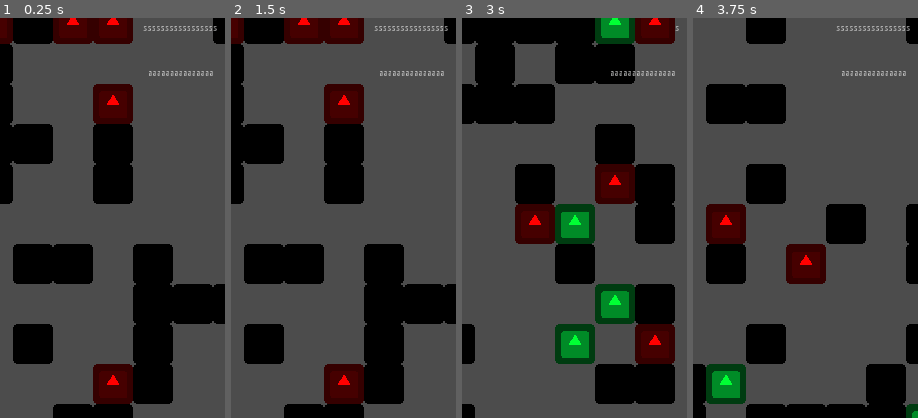
Above: before the commit, frames 1-4 (left to right).
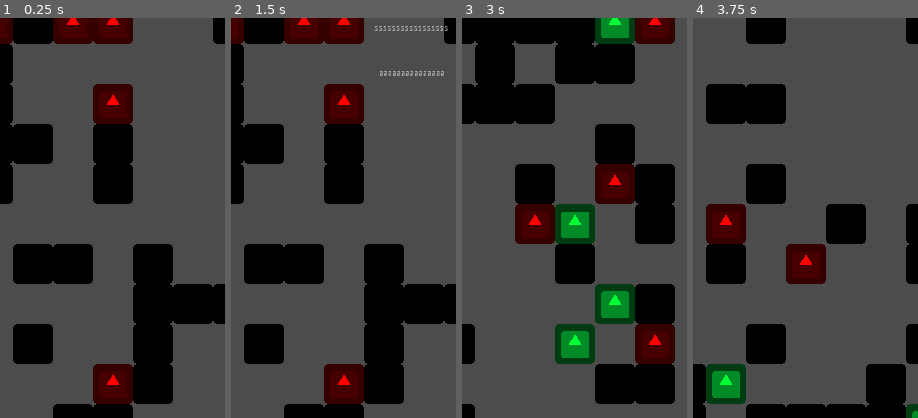
Above: after the commit, the same moments.

Repository: salimHarthi/mobile_game
Game: Godot game, scene res://map/Map.tscn
Two runs of this game, one before a commit and one after it. Both use one fixed random seed, a clock stepped at 60 frames per second and the inputs below. The engine's default icon, where the game draws it, is replaced by a stand-in: a white triangle on a blue panel in a dark square.
Inputs:
- Up to frame 1 (0.25 s): no input
- Up to frame 2 (1.5 s): click "start moving" at 0.5 s; click "start moving" at 1.25 s
- Up to frame 3 (3 s): click "start moving" at 2 s; click "reset" at 2.75 s
- Up to frame 4 (3.75 s): click "reset" at 3.5 s
The pictures show only the part of the screen within x 6-56%, y 27-77%; the shares and areas given below are measured in that part.

The runs differ from the first frame. In frame 1, 0.4% of the frame differs, in the area x 63-97%, y 2-15%; in frame 2, nothing differs; in frame 3, 0.2%; in frame 4, 0.4%.

Commit message:
boread show hid

Diff:
--- a/map/Map.gd
+++ b/map/Map.gd
@@ -89,6 +89,7 @@
 				goodArray.append(walker)
 				var b = good.instance()
 				b.connect('_on_get_a_point', self, '_on_get_a_point_s')
+				b.connect('_on_get_a_point', $scoreBord, '_on_get_a_point_handel')
 				b.global_position = (walker*CellSize)+(CellSize/2)
 				add_child(b)
 				borders.set_cellv(b.global_position, -1)
@@ -116,6 +117,7 @@
 
 
 func _ready():
+	$scoreBord.hide()
 	rng.randomize()
 	_init_grid()
 	#_clear_tilemaps()
--- a/map/scoreBord.gd
+++ b/map/scoreBord.gd
@@ -10,8 +10,10 @@
 func _ready():
 	pass # Replace with function body.
 
-
+func _on_get_a_point_handel():
+	print("point")
 func _show_game_end():
+	self.show()
 	print("game end")
 
 # Called every frame. 'delta' is the elapsed time since the previous frame.
